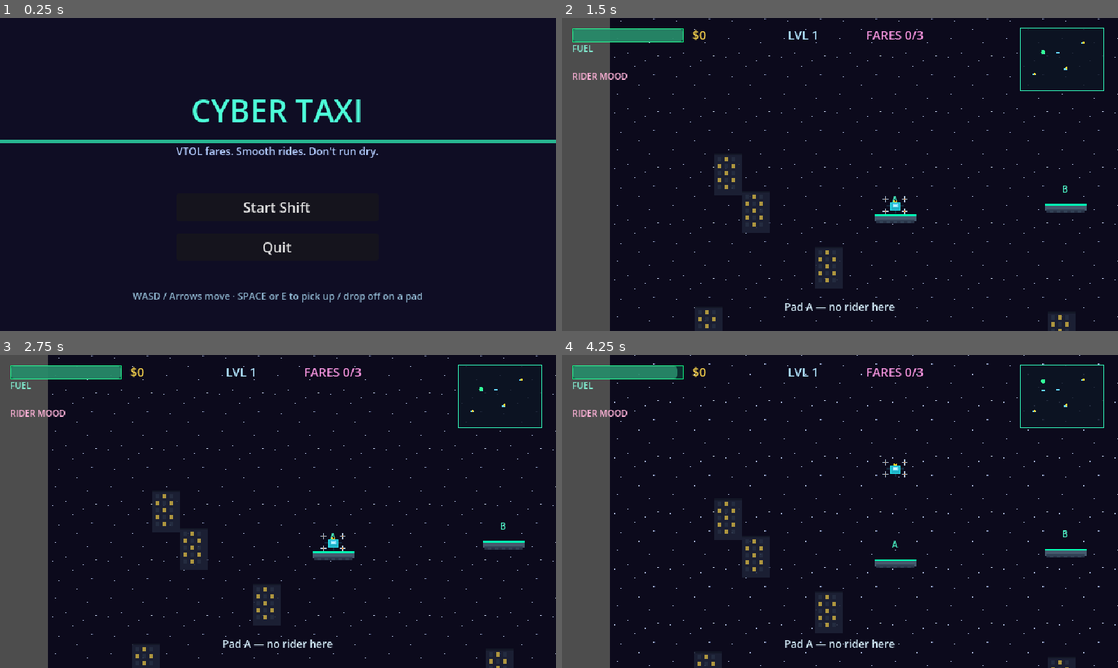
Above: before the commit, frames 1-4 (two rows, left to right).
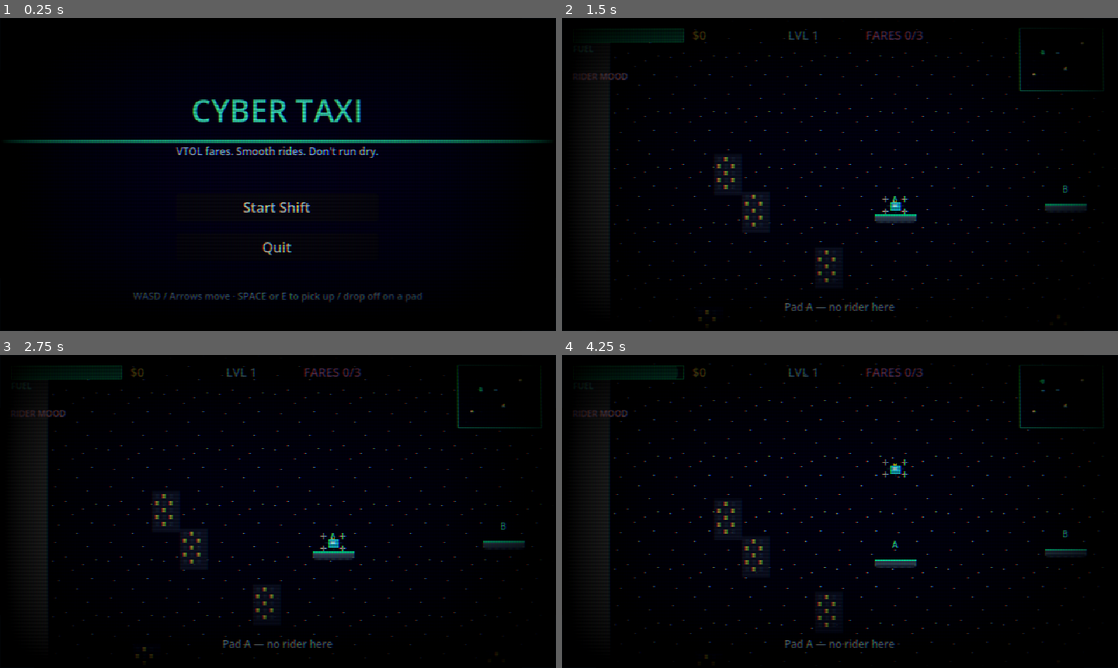
Above: after the commit, the same moments.

Repository: wojtekgalaj/cybertaxi
Game: Godot game, scene res://scenes/main_menu.tscn
The game is run twice, just before and just after one commit, with the same random seed, the same clock (stepped at 60 frames per second) and the same inputs.
Inputs:
- Up to frame 1 (0.25 s): no input
- Up to frame 2 (1.5 s): click "Start Shift" at 0.5 s; hold D (move_right) from 1.28 s (still down); tap Space (land) at 1.35 s
- Up to frame 3 (2.75 s): tap Enter at 2 s; release D (move_right) at 2.03 s; hold S (move_down) from 2.03 s (still down); tap Space (land) at 2.1 s
- Up to frame 4 (4.25 s): tap Space (land) at 2.75, 2.85, 3.6 s; release S (move_down) at 2.78 s; hold D (move_right) 2.78-3.53 s; tap Enter at 3.5 s; hold W (move_up) from 3.53 s (still down)

The runs differ from the first frame. In frame 1, 69% of the frame differs, in the area x 0-100%, y 0-100%; in frame 2, 52%; in frame 3, 52%; in frame 4, 52%.

Commit message:
add a crt shader

Diff:
--- /dev/null
+++ b/assets/shaders/crt.gdshader
@@ -0,0 +1,65 @@
+shader_type canvas_item;
+// Full-screen CRT post-process: curvature, scanlines, vignette, mild chroma.
+
+uniform sampler2D screen_texture : hint_screen_texture, filter_linear;
+
+uniform float curvature : hint_range(0.0, 0.25) = 0.06;
+uniform float scanline_strength : hint_range(0.0, 1.0) = 0.28;
+uniform float scanline_count : hint_range(60.0, 480.0) = 180.0;
+uniform float vignette_strength : hint_range(0.0, 1.5) = 0.55;
+uniform float chroma_offset : hint_range(0.0, 0.004) = 0.0012;
+uniform float brightness : hint_range(0.5, 1.5) = 1.05;
+uniform float contrast : hint_range(0.5, 1.5) = 1.08;
+uniform float mask_strength : hint_range(0.0, 0.4) = 0.12;
+
+
+vec2 curve_uv(vec2 uv) {
+	uv = uv * 2.0 - 1.0;
+	vec2 offset = abs(uv.yx) * curvature;
+	uv += uv * offset * offset;
+	uv = uv * 0.5 + 0.5;
+	return uv;
+}
+
+
+void fragment() {
+	vec2 uv = curve_uv(SCREEN_UV);
+	bool inside = uv.x >= 0.0 && uv.x <= 1.0 && uv.y >= 0.0 && uv.y <= 1.0;
+	vec2 sample_uv = clamp(uv, vec2(0.0), vec2(1.0));
+
+	float r = texture(screen_texture, sample_uv + vec2(chroma_offset, 0.0)).r;
+	float g = texture(screen_texture, sample_uv).g;
+	float b = texture(screen_texture, sample_uv - vec2(chroma_offset, 0.0)).b;
+	vec3 col = vec3(r, g, b);
+
+	// Horizontal scanlines.
+	float scan = sin(sample_uv.y * scanline_count * PI);
+	scan = scan * 0.5 + 0.5;
+	col *= mix(1.0, scan, scanline_strength);
+
+	// RGB aperture grille (subtle).
+	float mask = mod(floor(FRAGCOORD.x), 3.0);
+	vec3 grille = vec3(
+		mask == 0.0 ? 1.0 : 1.0 - mask_strength,
+		mask == 1.0 ? 1.0 : 1.0 - mask_strength,
+		mask == 2.0 ? 1.0 : 1.0 - mask_strength
+	);
+	col *= grille;
+
+	// Soft vignette toward tube edges.
+	vec2 vig_uv = sample_uv * (1.0 - sample_uv);
+	float vig = vig_uv.x * vig_uv.y * 15.0;
+	vig = pow(clamp(vig, 0.0, 1.0), vignette_strength);
+	col *= vig;
+
+	col = (col - 0.5) * contrast + 0.5;
+	col *= brightness;
+	col = clamp(col, vec3(0.0), vec3(1.0));
+
+	// Outside the curved tube: dark bezel.
+	if (!inside) {
+		col = vec3(0.01, 0.02, 0.03);
+	}
+
+	COLOR = vec4(col, 1.0);
+}
--- /dev/null
+++ b/autoload/crt_overlay.gd
@@ -0,0 +1,18 @@
+extends CanvasLayer
+## Persistent full-screen CRT overlay across every scene.
+
+const CRT_SHADER := preload("res://assets/shaders/crt.gdshader")
+
+
+func _ready() -> void:
+	layer = 128
+	process_mode = Node.PROCESS_MODE_ALWAYS
+	var rect := ColorRect.new()
+	rect.name = "CRTRect"
+	rect.set_anchors_and_offsets_preset(Control.PRESET_FULL_RECT)
+	rect.mouse_filter = Control.MOUSE_FILTER_IGNORE
+	rect.color = Color(1, 1, 1, 1)
+	var mat := ShaderMaterial.new()
+	mat.shader = CRT_SHADER
+	rect.material = mat
+	add_child(rect)
--- a/project.godot
+++ b/project.godot
@@ -20,6 +20,7 @@
 
 GameState="*res://autoload/game_state.gd"
 UpgradeDB="*res://autoload/upgrade_db.gd"
+CRTOverlay="*res://autoload/crt_overlay.gd"
 
 [display]
 
Not shown, added: assets/shaders/crt.gdshader.uid
Not shown, added: autoload/crt_overlay.gd.uid
